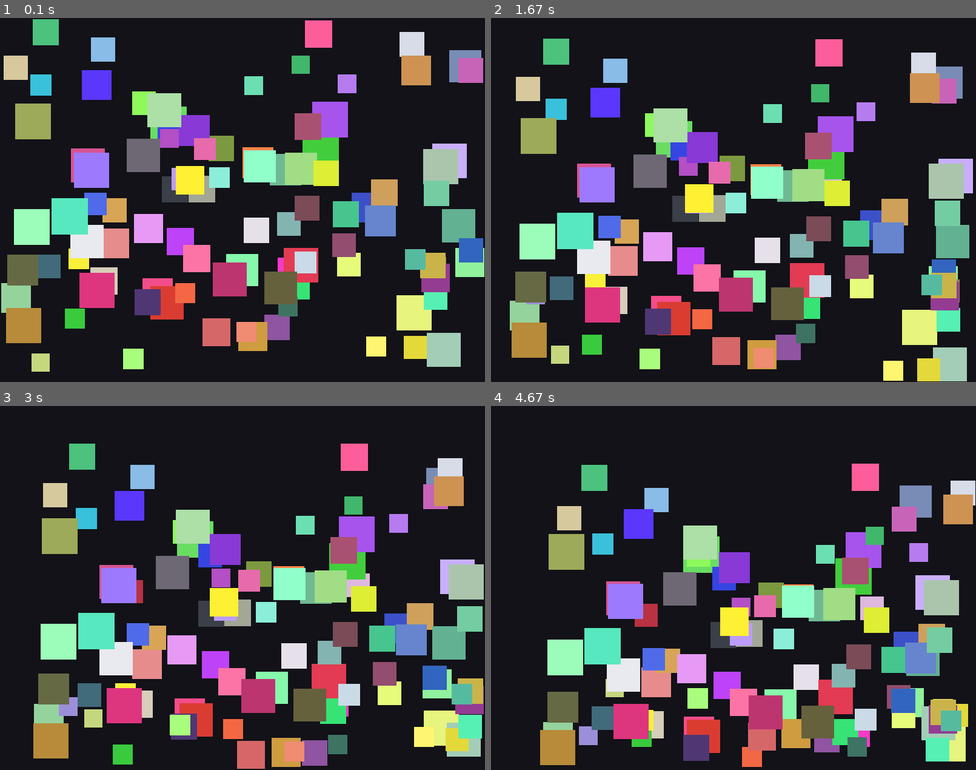
Above: before the commit, frames 1-4 (two rows, left to right).
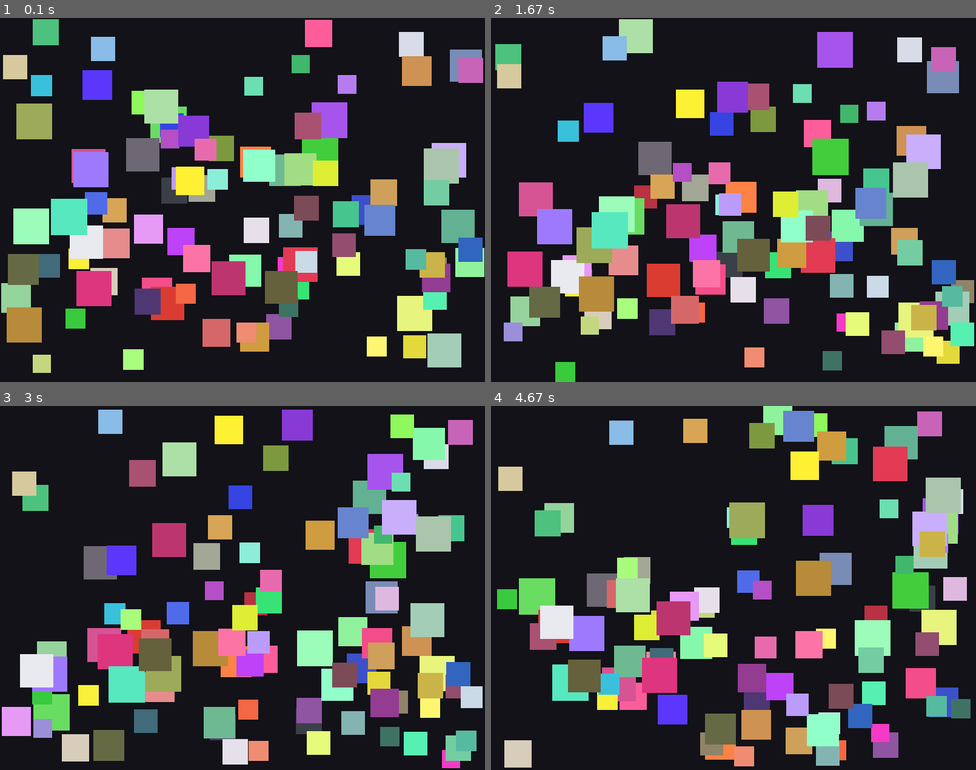
Above: after the commit, the same moments.

Repository: Fate-amp/lab8-pygame
Game: pygame game, started from main.py
Same seed, same stepped clock (60 frames per second), same inputs: the game is played once before the commit and once after it.
Inputs:
- Up to frame 1 (0.1 s): no input
- Up to frame 2 (1.67 s): no input
- Up to frame 3 (3 s): no input
- Up to frame 4 (4.67 s): no input

The runs differ from the first frame. In frame 1, 2.8% of the frame differs, in the area x 0-100%, y 0-98%; in frame 2, 48%; in frame 3, 54%, in the area x 0-100%, y 1-100%; in frame 4, 52%.

Commit message:
feat: implement jittering

Diff:
--- a/main.py
+++ b/main.py
@@ -36,8 +36,8 @@
 	def update(self) -> None:
 		# Sometimes slightly change direction to look more random.
 		if random.random() < VELOCITY_CHANGE_CHANCE:
-			# self.vx += random.choice([-1, 0, 1])*(self.size/SQUARE_SIZE_MAX)
-			# self.vy += random.choice([-1, 0, 1])*(self.size/SQUARE_SIZE_MAX)
+			self.vx += random.choice([-1, 0, 1])*(self.size/SQUARE_SIZE_MAX)
+			self.vy += random.choice([-1, 0, 1])*(self.size/SQUARE_SIZE_MAX)
 
 			# Keep speed inside allowed limits.
 			self.vx = max(-MAX_SPEED, min(MAX_SPEED, self.vx))
@@ -70,7 +70,9 @@
 			self.vy *= -1
 
 	def draw(self, surface: pygame.Surface) -> None:
-		pygame.draw.rect(surface, self.color, (self.x, self.y, self.size, self.size))
+		x=self.x+(random.choice([1,-1])*(self.size/SQUARE_SIZE_MAX*1))
+		y=self.y+(random.choice([1,-1])*(self.size/SQUARE_SIZE_MAX*1))
+		pygame.draw.rect(surface, self.color, (x, y, self.size, self.size))
 
 
 def main() -> None:
Not shown, changed: JOURNAL.md
